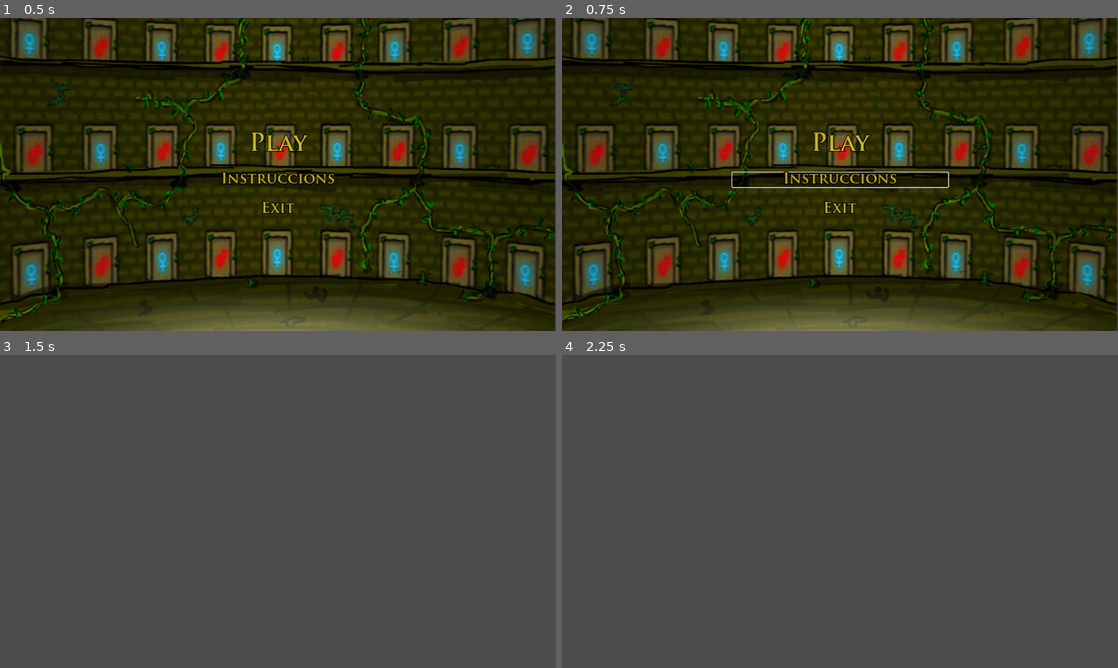
Above: before the commit, frames 1-4 (two rows, left to right).
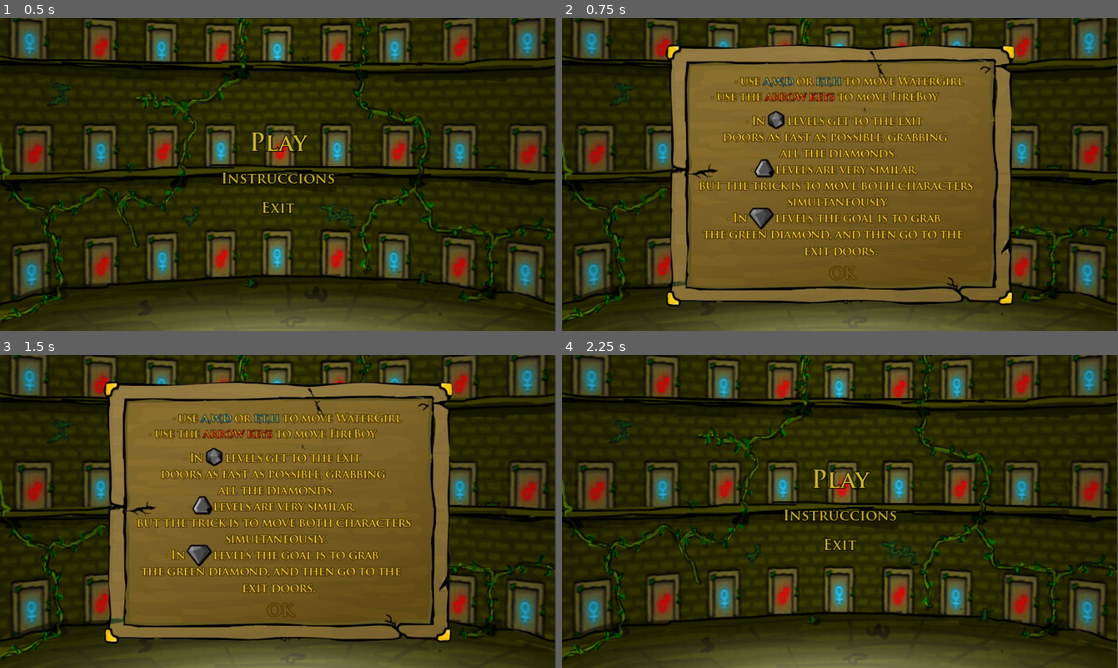
Above: after the commit, the same moments.

Repository: Alexrupa27/FireBoy-WaterGirlGodot
Game: Godot game, scene res://ESCENAS/control.tscn
Two runs of this game, one before a commit and one after it. Both use one fixed random seed, a clock stepped at 60 frames per second and the inputs below. Before the commit the project has no main scene; this scene is started directly in both runs.
Inputs (mouse positions are in pixels of both pictures, inside the frame that each line leads up to):
- Up to frame 1 (0.5 s): no input
- Up to frame 2 (0.75 s): click "Instruccions" at 0.5 s
- Up to frame 3 (1.5 s): click (278, 483) at 1.25 s, where only the run before the commit has a clickable "Play"
- Up to frame 4 (2.25 s): click (840, 611) at 2 s, where only the run after the commit has a clickable "OK"

Frame 1 is identical in both runs. In frame 2, 48% of the frame differs, in the area x 18-82%, y 8-93%; in frame 3, 99%, in the area x 0-100%, y 0-100%; in frame 4, 98%.

Commit message:
inteuccions

Diff:
--- a/ESCENAS/intruccions.tscn
+++ b/ESCENAS/intruccions.tscn
@@ -1,11 +1,17 @@
-[gd_scene load_steps=5 format=3 uid="uid://b3xdmf15frqbb"]
+[gd_scene load_steps=8 format=3 uid="uid://b3xdmf15frqbb"]
 
-[ext_resource type="Script" path="res://SCRIPT/control.gd" id="1_awlbx"]
+[ext_resource type="Script" path="res://SCRIPT/intruccions.gd" id="1_djp1f"]
 [ext_resource type="Texture2D" uid="uid://b5va2jfepv677" path="res://ASSETS/217375 (1).png" id="2_4ga1f"]
 [ext_resource type="Texture2D" uid="uid://dgnpgi1hpejb7" path="res://ASSETS/Captura_de_pantalla_2024-11-15_154342-removebg-preview (1).png" id="4_4ew4v"]
+[ext_resource type="Theme" uid="uid://bxod4iaek16su" path="res://Themes/ButtonMenuTheme.tres" id="4_34yer"]
+[ext_resource type="Script" path="res://SCRIPT/Button_ok.gd" id="5_snyq2"]
 
-[sub_resource type="StyleBoxFlat" id="StyleBoxFlat_f2ivb"]
+[sub_resource type="StyleBoxFlat" id="StyleBoxFlat_evlbl"]
 bg_color = Color(0.6, 0.6, 0.6, 0)
+
+[sub_resource type="StyleBoxFlat" id="StyleBoxFlat_dm34u"]
+bg_color = Color(0.6, 0.6, 0.6, 0)
+corner_detail = 1
 
 [node name="Menu" type="Control"]
 layout_mode = 3
@@ -14,7 +20,7 @@
 anchor_bottom = 1.0
 grow_horizontal = 2
 grow_vertical = 2
-script = ExtResource("1_awlbx")
+script = ExtResource("1_djp1f")
 
 [node name="TextureRect" type="TextureRect" parent="."]
 layout_mode = 1
@@ -42,12 +48,20 @@
 grow_vertical = 2
 texture = ExtResource("4_4ew4v")
 
-[node name="Button" type="Button" parent="."]
+[node name="OK" type="Button" parent="."]
 layout_mode = 0
-offset_left = 562.0
-offset_top = 510.0
-offset_right = 593.0
-offset_bottom = 541.0
-theme_override_styles/normal = SubResource("StyleBoxFlat_f2ivb")
+offset_left = 548.0
+offset_top = 512.0
+offset_right = 612.0
+offset_bottom = 551.0
+theme = ExtResource("4_34yer")
+theme_override_font_sizes/font_size = 34
+theme_override_styles/pressed = SubResource("StyleBoxFlat_evlbl")
+theme_override_styles/normal = SubResource("StyleBoxFlat_dm34u")
 text = "OK
 "
+script = ExtResource("5_snyq2")
+
+[connection signal="mouse_entered" from="OK" to="OK" method="_on_mouse_entered"]
+[connection signal="mouse_exited" from="OK" to="OK" method="_on_mouse_exited"]
+[connection signal="pressed" from="OK" to="." method="_on_ok_pressed"]
--- /dev/null
+++ b/SCRIPT/Button_ok.gd
@@ -0,0 +1,17 @@
+extends Button
+
+
+# Called when the node enters the scene tree for the first time.
+func _ready() -> void:
+	visibility_layer = false # Replace with function body.
+
+
+
+func _on_mouse_entered() -> void:
+	visibility_layer = true
+	text = "OK"
+
+
+func _on_mouse_exited() -> void:
+	visibility_layer = false
+	text = ""
--- a/SCRIPT/control.gd
+++ b/SCRIPT/control.gd
@@ -5,7 +5,7 @@
 
 
 func _on_instruccions_pressed() -> void:
-	pass # Replace with function body.
+	get_tree().change_scene_to_file("res://ESCENAS/intruccions.tscn")
 
 
 func _on_exit_pressed() -> void:
--- /dev/null
+++ b/SCRIPT/intruccions.gd
@@ -0,0 +1,15 @@
+extends Control
+
+
+# Called when the node enters the scene tree for the first time.
+func _ready() -> void:
+	pass
+
+
+# Called every frame. 'delta' is the elapsed time since the previous frame.
+func _process(delta: float) -> void:
+	pass
+
+
+func _on_ok_pressed() -> void:
+		get_tree().change_scene_to_file("res://ESCENAS/control.tscn")
--- a/project.godot
+++ b/project.godot
@@ -11,6 +11,7 @@
 [application]
 
 config/name="FIREBOY&WATERGIRL"
+run/main_scene="res://ESCENAS/control.tscn"
 config/features=PackedStringArray("4.3", "Forward Plus")
 config/icon="res://ASSETS/icon.svg"
 
